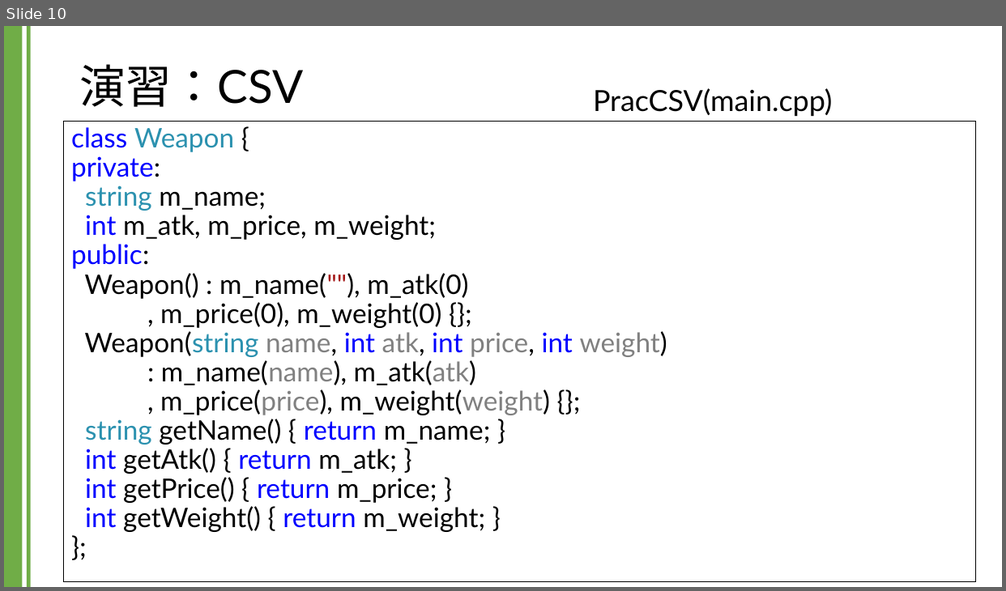
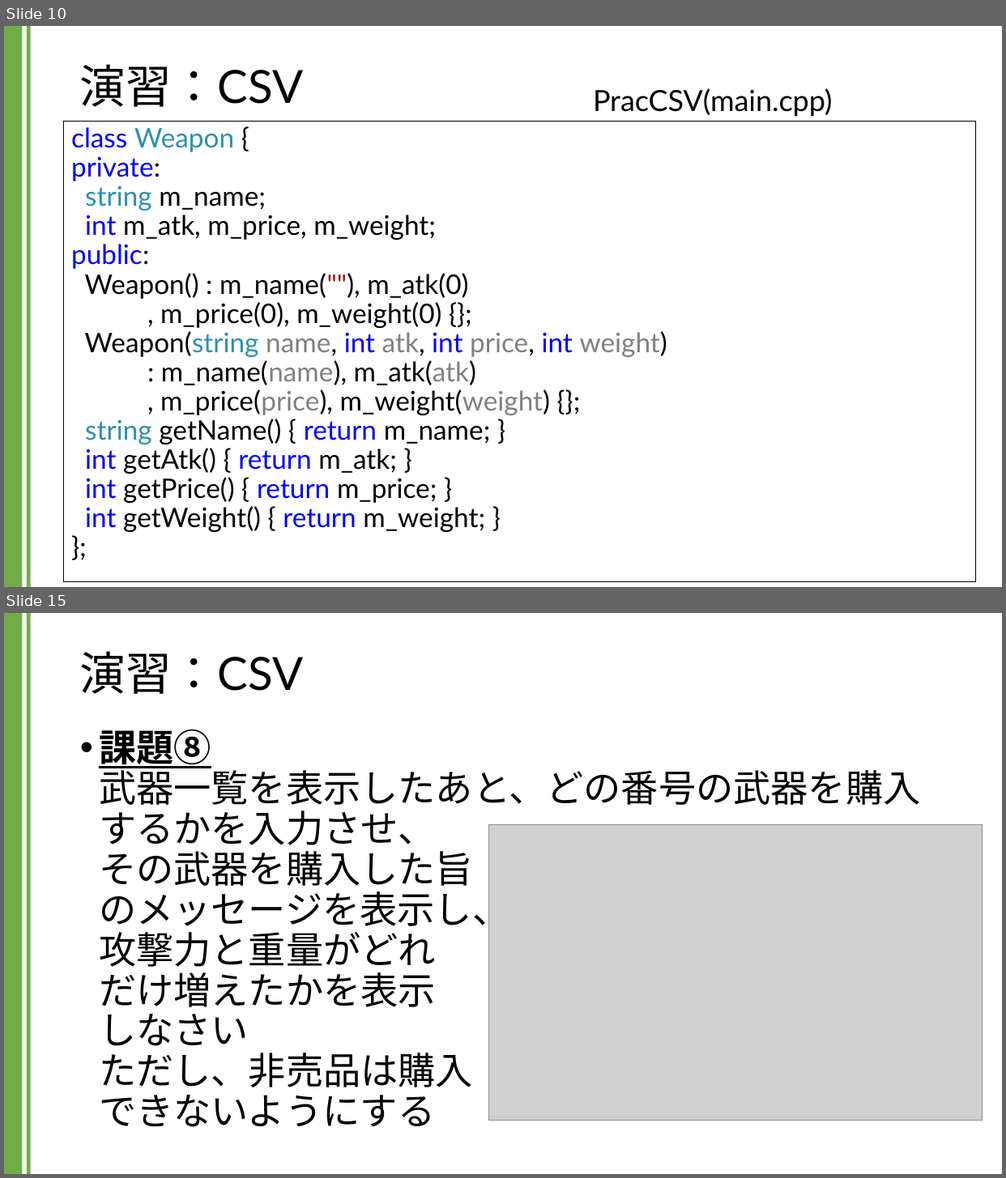
Before and after one commit to kic-murata/cpp2024, a slide deck: 授業資料/演習課題：CSV.pptx. Shown one above the other, each under a label of ours: slide 10 before the commit, slides 10 and 15 after it; the slides between them are not shown. The pictures are 1006x591 and 1006x1178 pixels, drawn with LibreOffice and Linux fonts; fonts in the diff are those of the drawing; grey boxes stand for pictures. Boxes give left, top, right and bottom in pixels: in the first picture for what was removed or moved away, otherwise in the second. Text is boxed around its words. In the diff, an @@ line names an element or a change of style, - is before the commit and + after.

```diff
--- a/授業資料/演習課題：CSV.pptx
+++ b/授業資料/演習課題：CSV.pptx
@@ slide 15 added at [4,613,1002,1174], background #FFFFFF; not listed: 2 template elements that a slide beside it also shows @@
@@ title added at [80,651,303,694], 44 pt, text #000000 @@
+演習：CSV
@@ text added at [99,729,921,1127], 36 pt, text #000000 @@
+• 課題⑧
+  武器一覧を表示したあと、どの番号の武器を購入するかを入力させ、
+  その武器を購入した旨
+  のメッセージを表示し、
+  攻撃力と重量がどれ
+  だけ増えたかを表示
+  しなさい
+  ただし、非売品は購入
+  できないようにする
@@ picture added at [489,825,982,1121] @@
```
Also in this commit, not shown: 5 slides changed, 3 other slides added, 1 other file.
